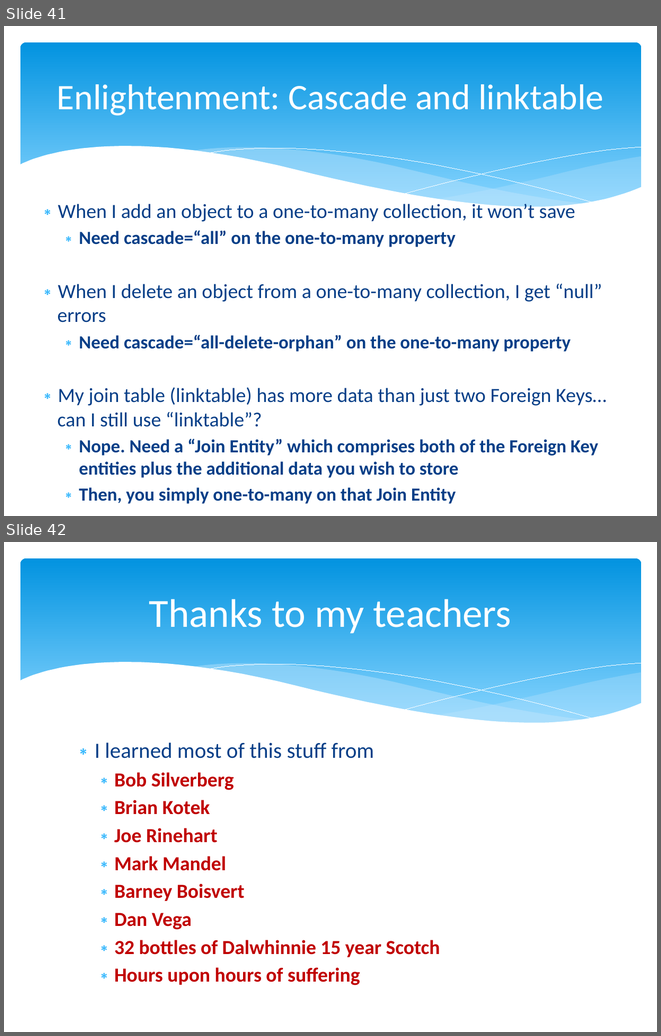
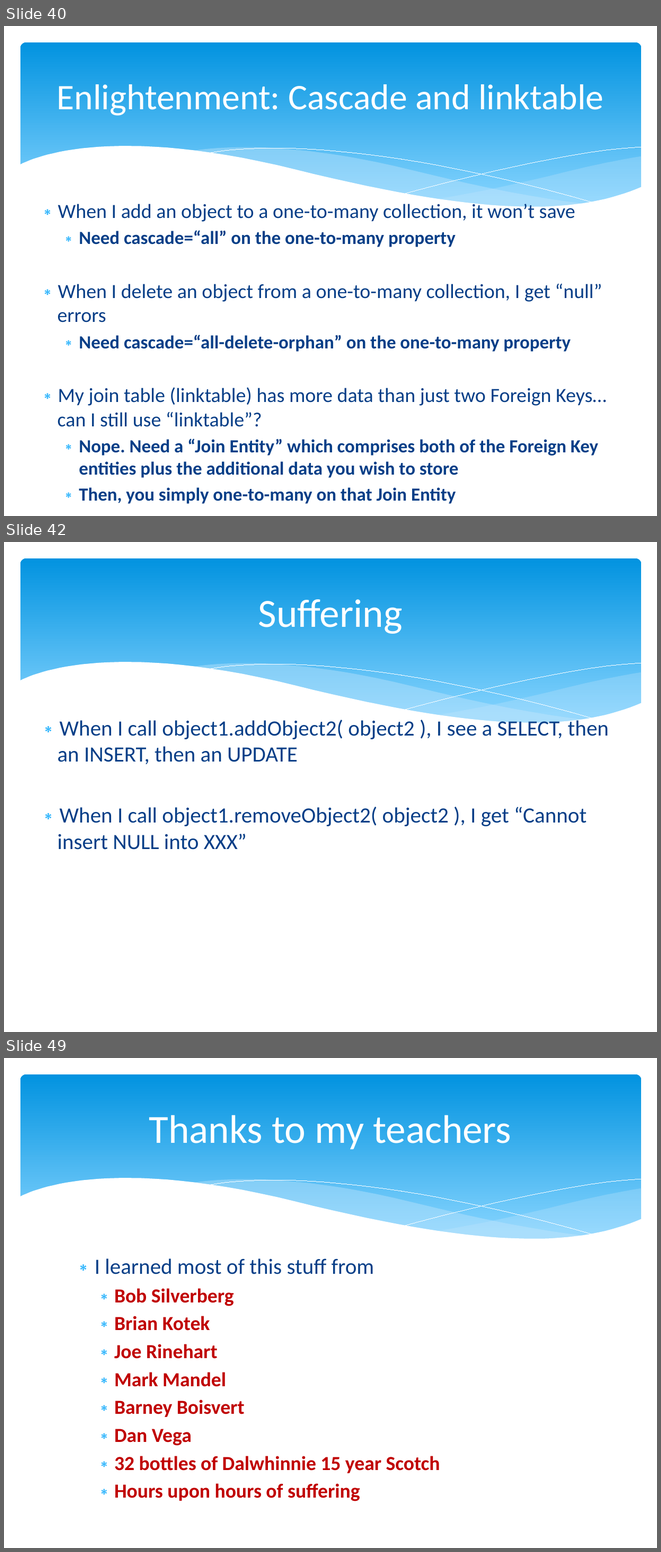
Before and after one commit to marcesher/mxunit-cfmeetups, a slide deck: CFObjective_ORMZen/preso/orm_zen.ppt.pptx. Shown one above the other, each under a label of ours: slides 41 and 42 before the commit, slides 40, 42 and 49 after it; the slides between them are not shown. The pictures are 661x1036 and 661x1552 pixels, drawn with LibreOffice and Linux fonts; fonts in the diff are those of the drawing. Boxes give left, top, right and bottom in pixels: in the first picture for what was removed or moved away, otherwise in the second. Text is boxed around its words. In the diff, an @@ line names an element or a change of style, - is before the commit and + after.

```diff
--- a/CFObjective_ORMZen/preso/orm_zen.ppt.pptx
+++ b/CFObjective_ORMZen/preso/orm_zen.ppt.pptx
@@ slide 42 added at (4, 542, 657, 1032), background #FFFFFF; not listed: 6 template elements that a slide beside it also shows @@
@@ title added at (258, 599, 403, 634), 44 pt, text #FFFFFF @@
+Suffering
@@ text added at (58, 717, 609, 849), 24 pt, text #073E87 @@
+∗ When I call object1.addObject2( object2 ), I see a SELECT, then an INSERT, then an UPDATE
+∗ When I call object1.removeObject2( object2 ), I get “Cannot insert NULL into XXX”
@@ what was slide 41 is now slide 40 @@
@@ what was slide 42 is now slide 49 @@
```
Also in this commit, not shown: 10 slides changed, 7 other slides added, 1 slide removed, 1 other file.
